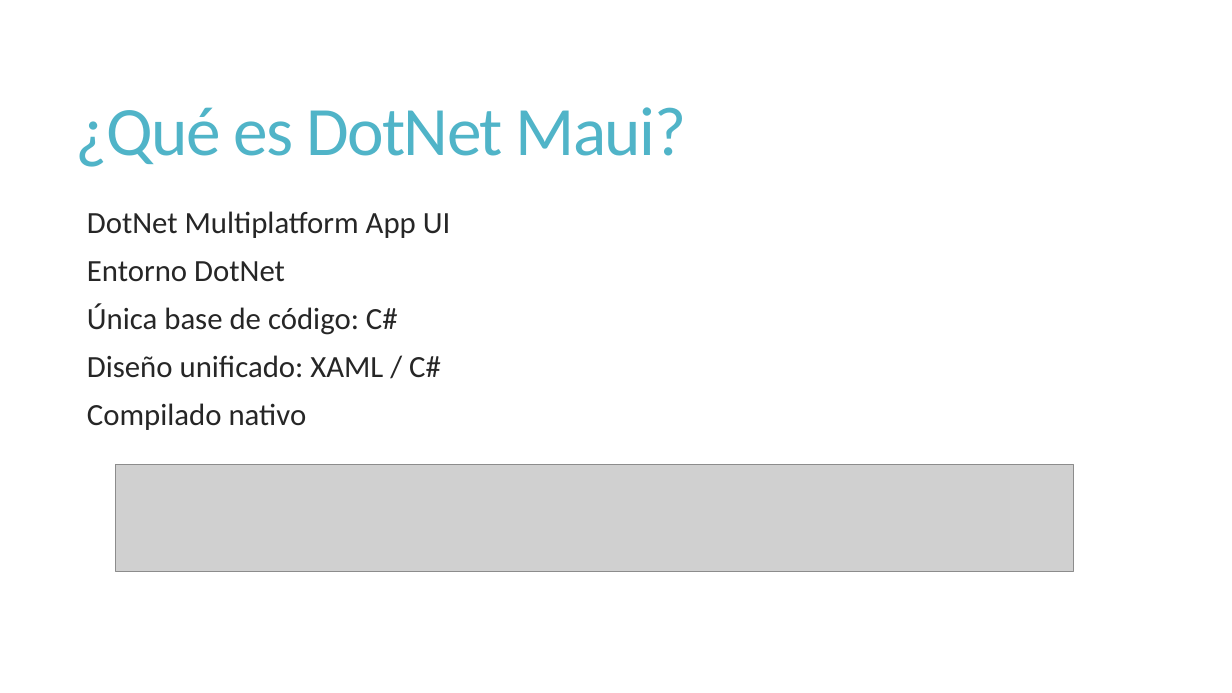
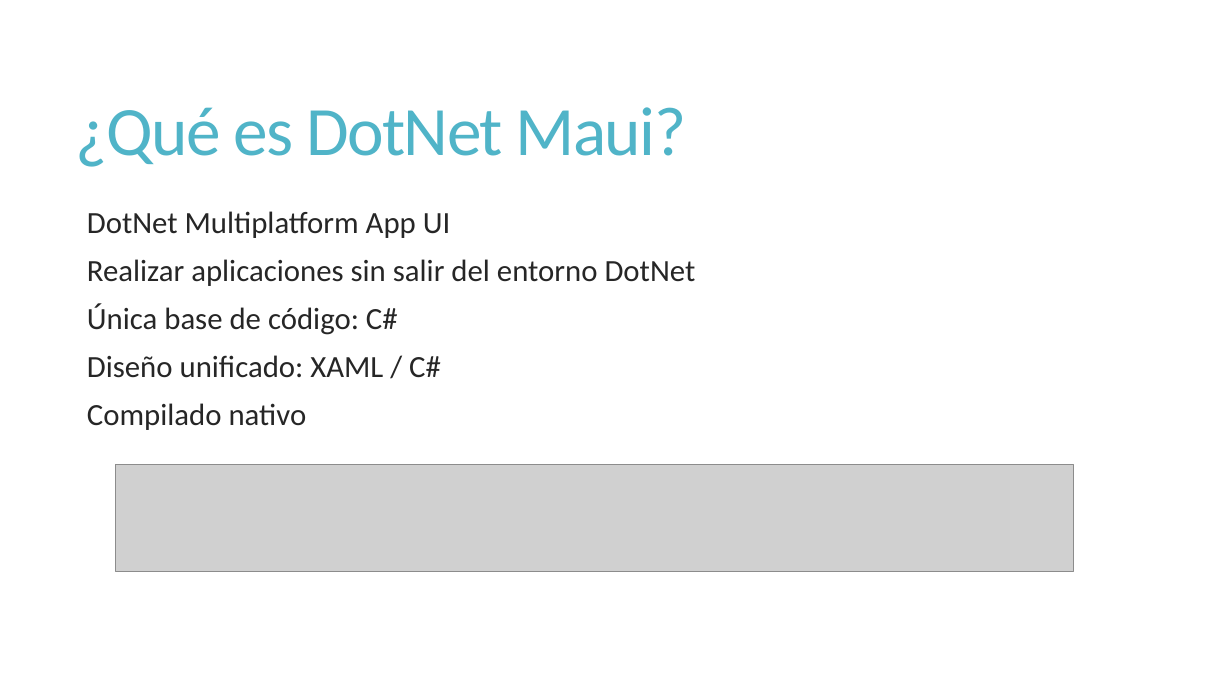
Before and after one commit to marcoablanco/Events, a slide deck: slide 3 of 2023-06 Maui con RxUI, Refit y Akavache/Presentación.pptx. Drawn at 1232x693 pixels with LibreOffice and Linux fonts; fonts in the diff are those of the drawing; grey boxes stand for pictures. Boxes give left, top, right and bottom in pixels: in the first picture for what was removed or moved away, otherwise in the second. Text is boxed around its words. In the diff, an @@ line names an element or a change of style, - is before the commit and + after.

```diff
--- a/2023-06 Maui con RxUI, Refit y Akavache/Presentación.pptx
+++ b/2023-06 Maui con RxUI, Refit y Akavache/Presentación.pptx
@@ text at [87, 259, 696, 286]: text changed @@
-  Entorno DotNet
+  Realizar aplicaciones sin salir del entorno DotNet
```
Also in this commit, not shown: 8 other files.
